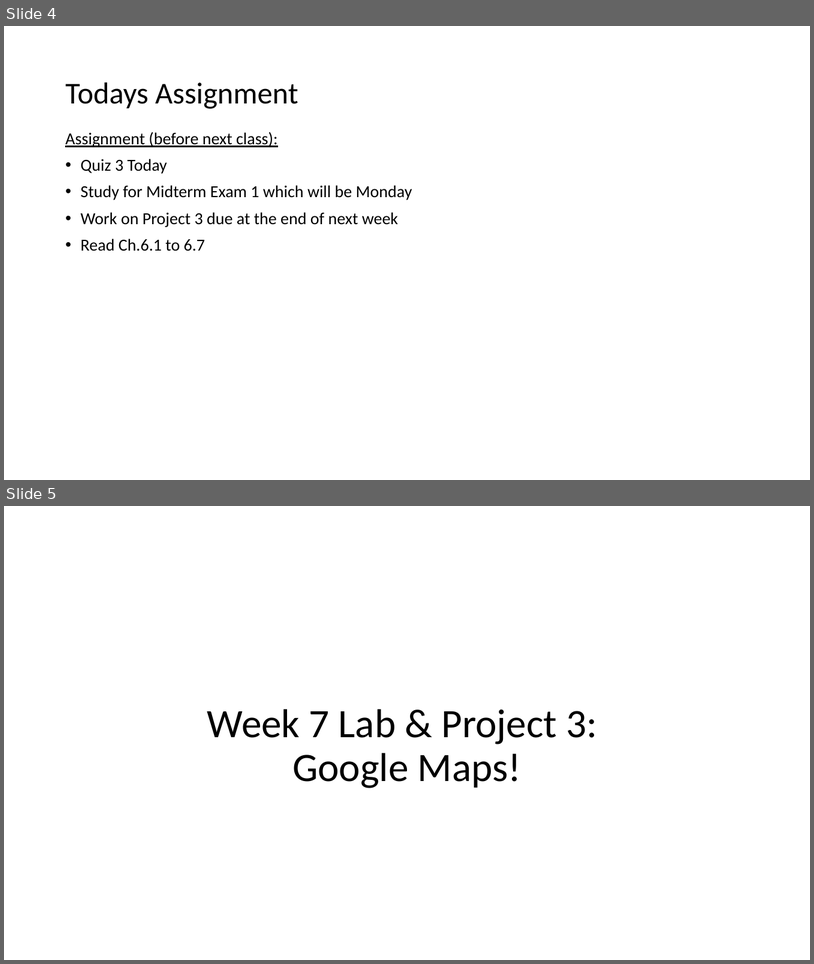
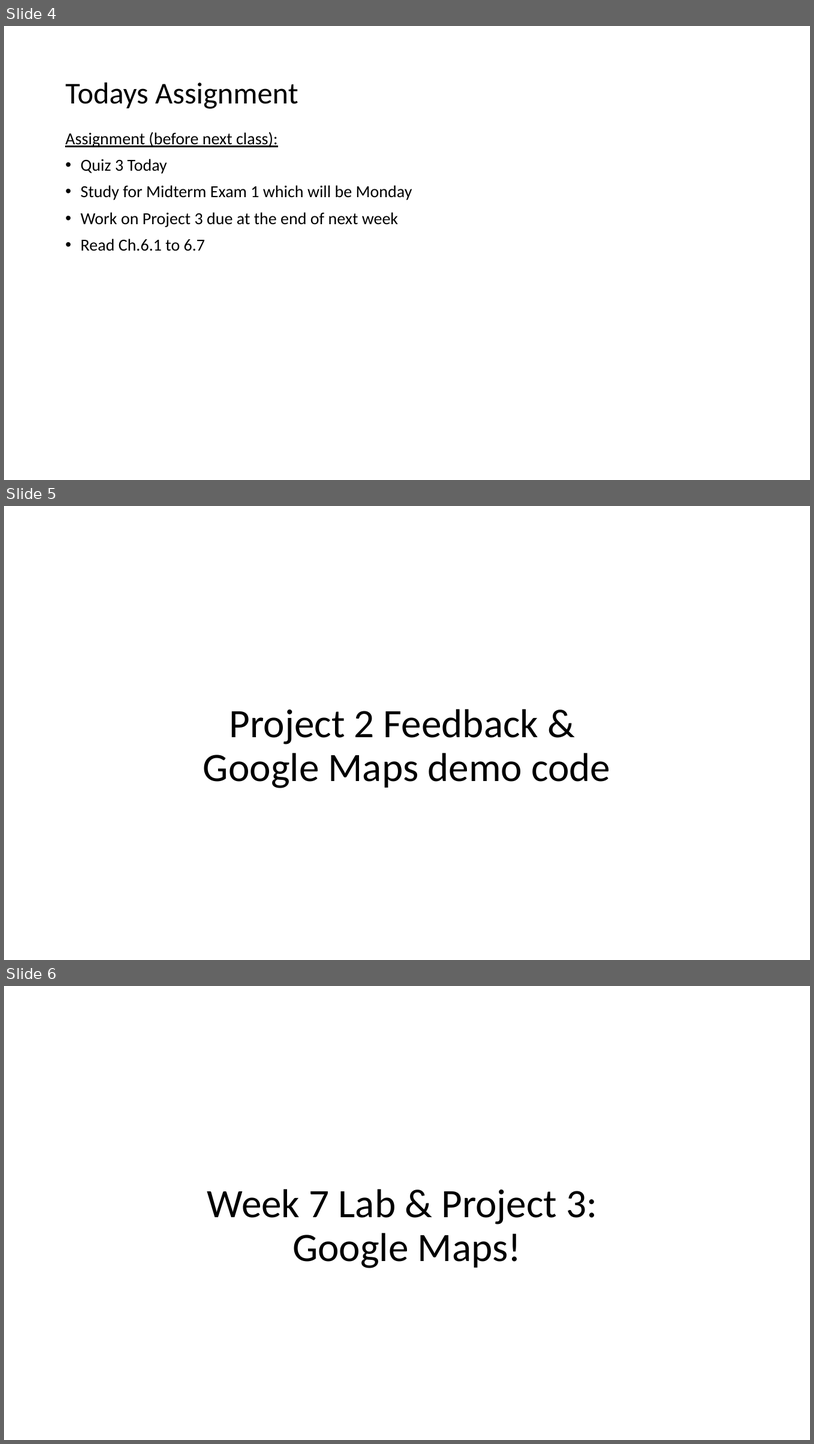
Before and after one commit to EricJPogue/www-epogue-info, a slide deck: CPSC-24700/Presentations/session-18.pptx. Shown one above the other, each under a label of ours: slides 4 and 5 before the commit, slides 4, 5 and 6 after it. The pictures are 814x964 and 814x1444 pixels, drawn with LibreOffice and Linux fonts; fonts in the diff are those of the drawing. Boxes give left, top, right and bottom in pixels: in the first picture for what was removed or moved away, otherwise in the second. Text is boxed around its words. In the diff, an @@ line names an element or a change of style, - is before the commit and + after.

```diff
--- a/CPSC-24700/Presentations/session-18.pptx
+++ b/CPSC-24700/Presentations/session-18.pptx
@@ slide 5 added at [4, 506, 810, 960], background #FFFFFF @@
@@ title added at [203, 709, 611, 788], 48 pt, text #000000 @@
+Project 2 Feedback &
+Google Maps demo code
@@ what was slide 5 is now slide 6 @@
```
Also in this commit, not shown: 2 slides changed, 2 other files.
